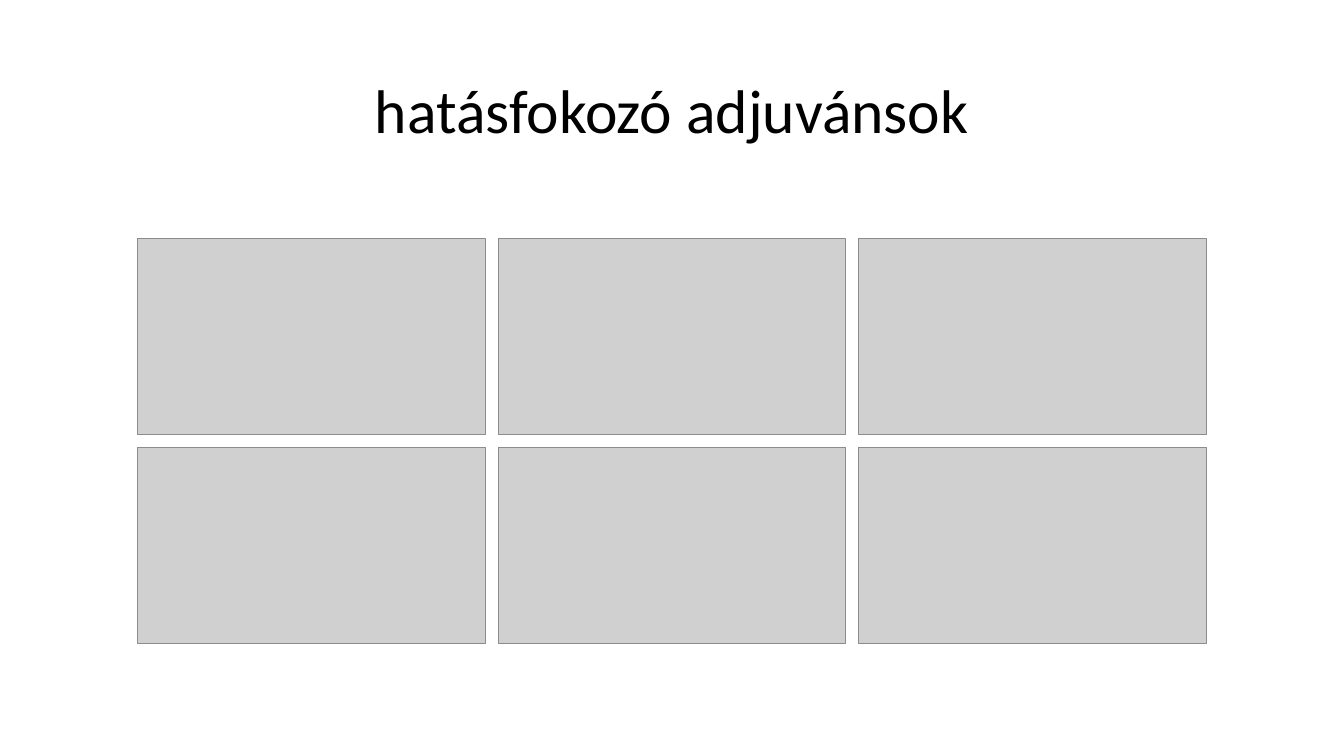
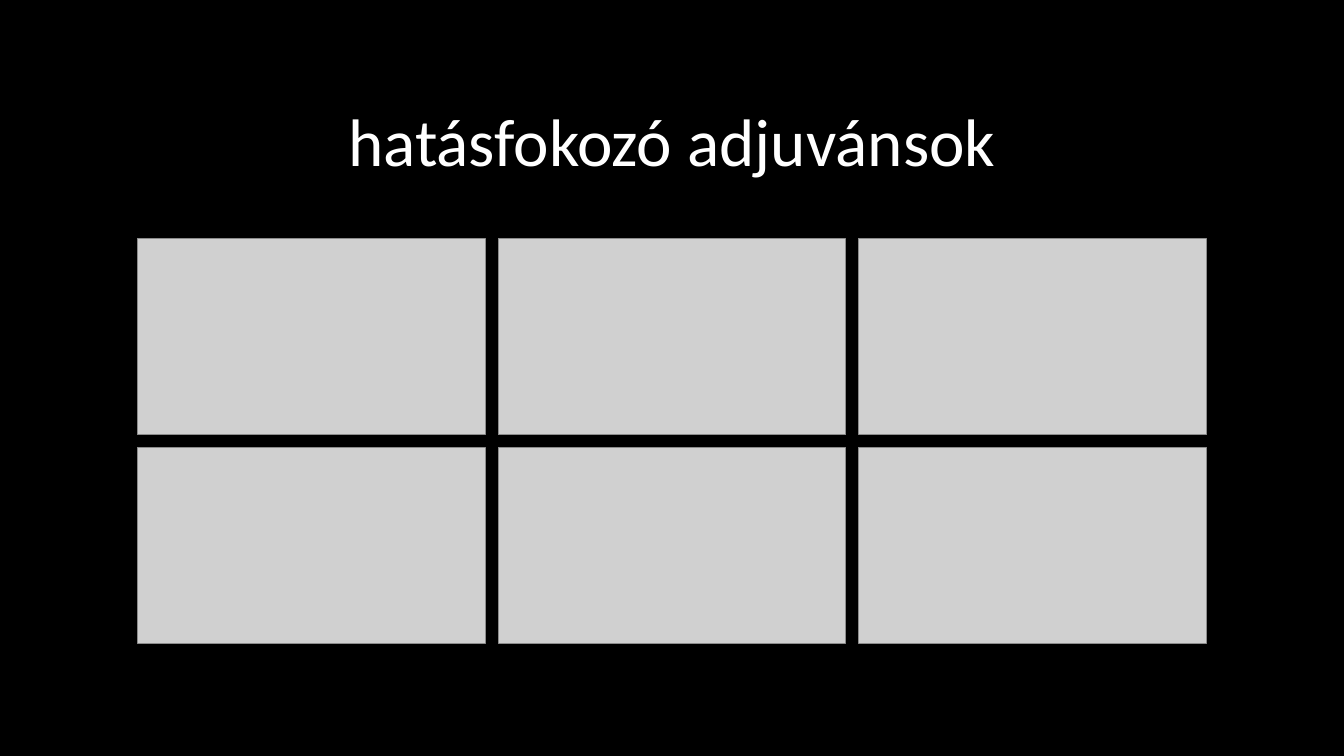
Before and after one commit to LilianaBohus/chemistry-presenations, a slide deck: slide 2 of adjuvants.pptx. Drawn at 1344x756 pixels with LibreOffice and Linux fonts; fonts in the diff are those of the drawing; grey boxes stand for pictures; background and template pictures are left out. Boxes give left, top, right and bottom in pixels: in the first picture for what was removed or moved away, otherwise in the second. Text is boxed around its words. In the diff, an @@ line names an element or a change of style, - is before the commit and + after.

```diff
--- a/adjuvants.pptx
+++ b/adjuvants.pptx
@@ background #FFFFFF to picture (left out) @@
@@ text "hatásfokozó adjuvánsok" at (348, 119, 995, 178): size 44 to 48 pt, text colour #000000 to #FFFFFF; vertical alignment middle to bottom @@
```
Also in this commit, not shown: 5 other slides changed, 1 slide removed.
